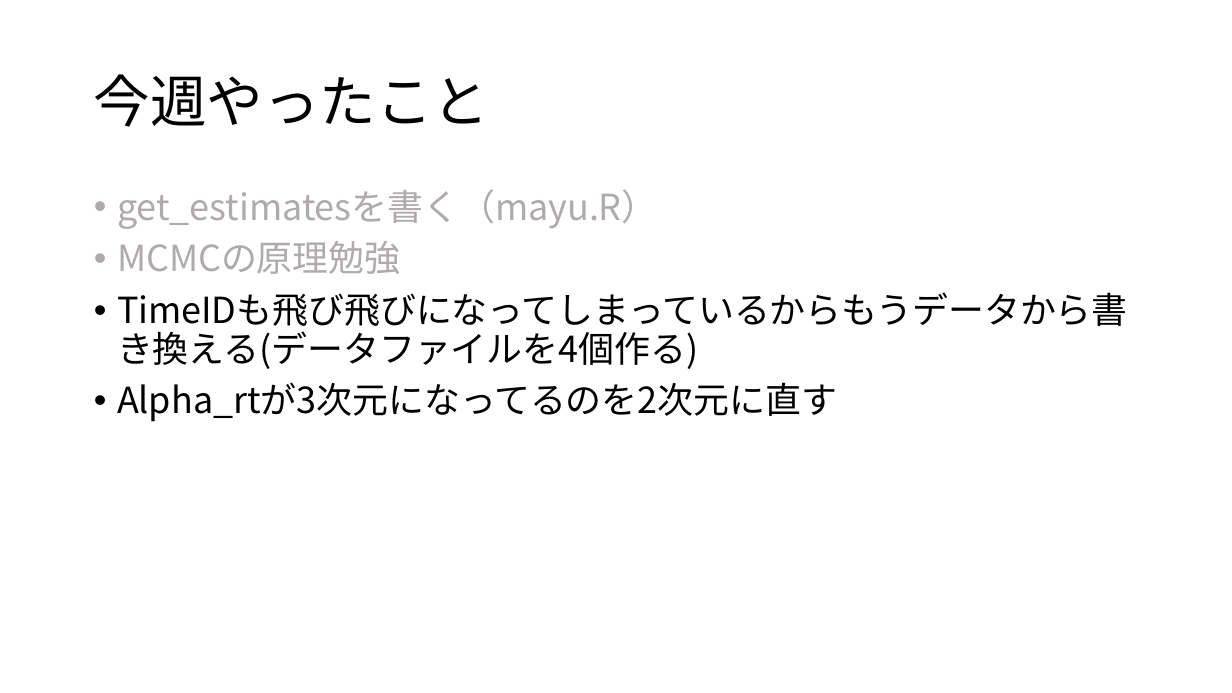
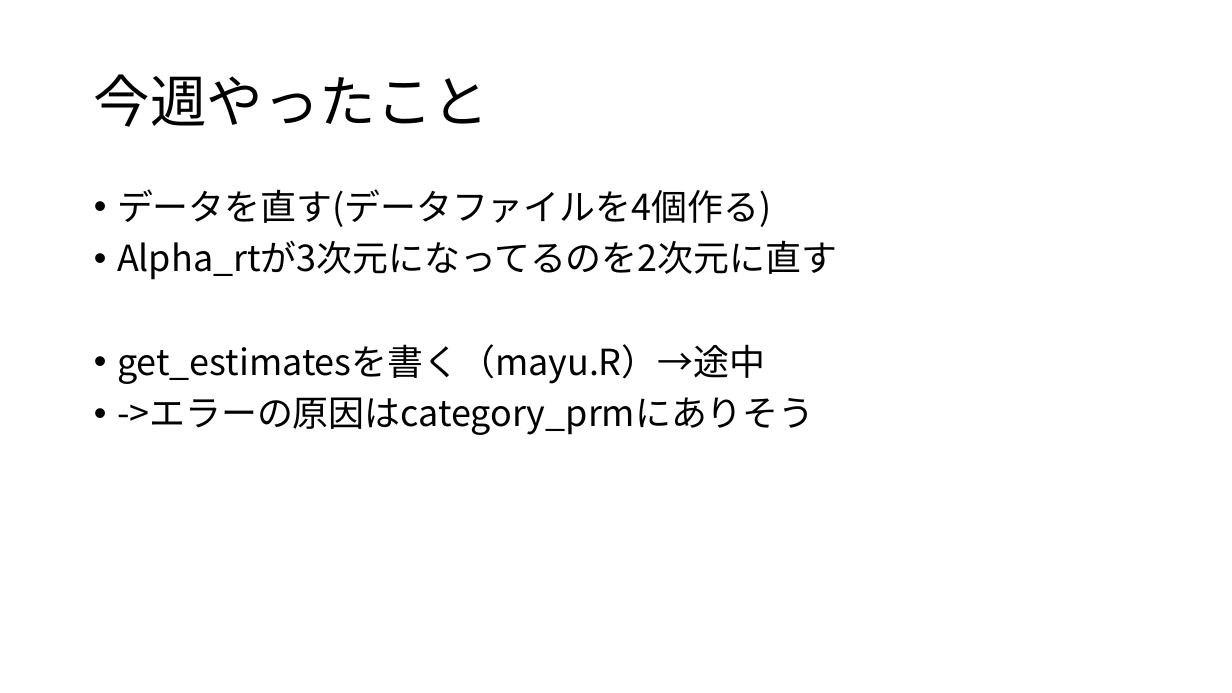
Before and after one commit to Mayu925/lab, a slide deck: slide 2 of ゼミ0622.pptx. Drawn at 1232x693 pixels with LibreOffice and Linux fonts; fonts in the diff are those of the drawing. Boxes give left, top, right and bottom in pixels: in the first picture for what was removed or moved away, otherwise in the second. Text is boxed around its words. In the diff, an @@ line names an element or a change of style, - is before the commit and + after.

```diff
--- a/ゼミ0622.pptx
+++ b/ゼミ0622.pptx
@@ text at (117,189,771,227): text changed @@
-• get_estimatesを書く（mayu.R）
-• MCMCの原理勉強
-• TimeIDも飛び飛びになってしまっているからもうデータから書き換える(データファイルを4個作る)
+• データを直す(データファイルを4個作る)
@@ text at (117,344,815,435): paragraphs added @@
+• get_estimatesを書く（mayu.R）→途中
+• ->エラーの原因はcategory_prmにありそう
```
Also in this commit, not shown: 11 other files.
